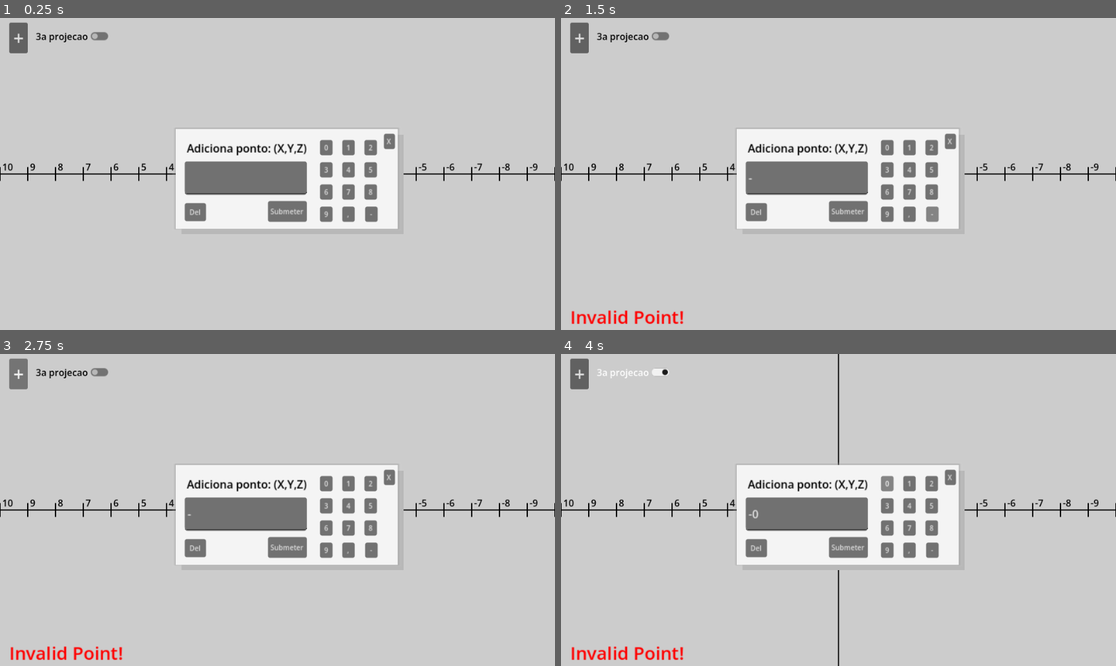
Above: before the commit, frames 1-4 (two rows, left to right).
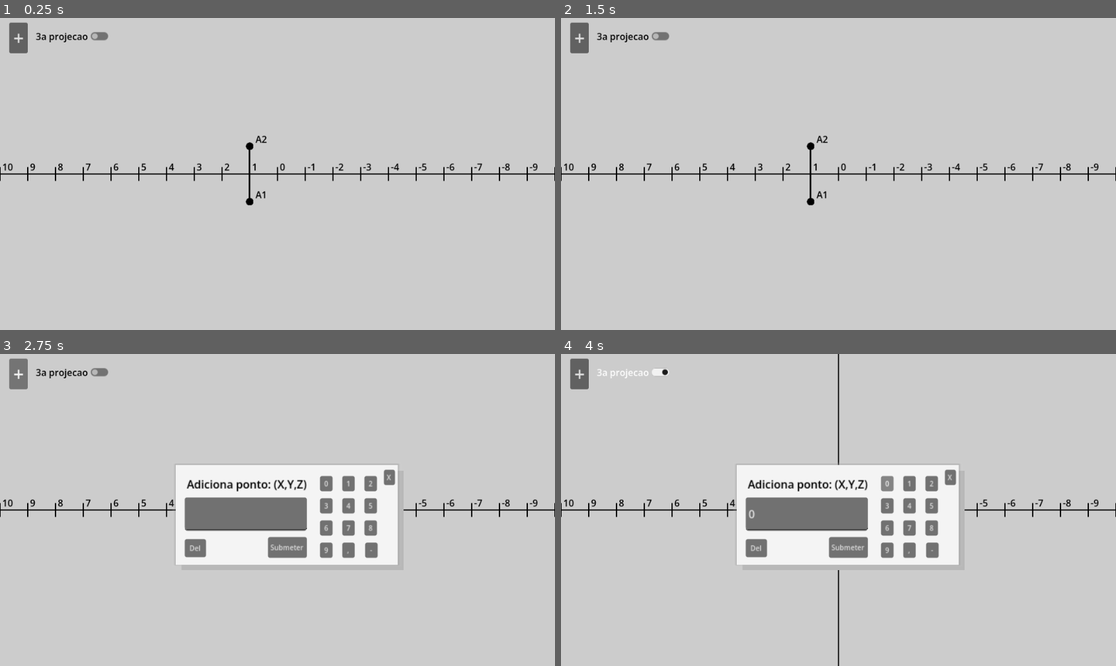
Above: after the commit, the same moments.

Repository: KP913/GeoDes-Editor
Game: Godot game, scene res://scenes/main.tscn
The game is run twice, just before and just after one commit, with the same random seed, the same clock (stepped at 60 frames per second) and the same inputs.
Inputs (mouse positions are in pixels of both pictures, inside the frame that each line leads up to):
- Up to frame 1 (0.25 s): no input
- Up to frame 2 (1.5 s): click (849, 211) at 0.5 s, where only the run before the commit has a clickable "Submeter"; click (932, 214) at 1.25 s, where only the run before the commit has a clickable "-"
- Up to frame 3 (2.75 s): click "+" at 2 s
- Up to frame 4 (4 s): click "3a projecao" at 2.75 s; click "0" at 3.5 s

The runs differ from the first frame. In frame 1, 12% of the frame differs, in the area x 31-73%, y 35-68%; in frame 2, 13%, in the area x 1-73%, y 35-99%; in frame 3, 0.4%; in frame 4, 0.5%.

Commit message:
Feat: started work implementing the gridlines

Diff:
--- a/scenes/main.tscn
+++ b/scenes/main.tscn
@@ -42,6 +42,10 @@
 script = ExtResource("2_jyhfs")
 
 [node name="EixoXLinhas" type="Node2D" parent="." unique_id=1188559432]
+
+[node name="EixoXGridLines" type="Node2D" parent="." unique_id=1554828928]
+
+[node name="EixoYGridLines" type="Node2D" parent="." unique_id=1118674981]
 
 [node name="Pontos" type="Node2D" parent="." unique_id=334612605]
 
@@ -65,6 +69,7 @@
 text = "3a projecao"
 
 [node name="AddPointPopup" type="Control" parent="HUD" unique_id=1195964123]
+visible = false
 layout_mode = 3
 anchors_preset = 0
 offset_left = 448.00003
--- a/scripts/add_point_popup.gd
+++ b/scripts/add_point_popup.gd
@@ -15,9 +15,6 @@
 		if $LineEdit.text.length() != 0:
 			$LineEdit.text = $LineEdit.text.substr(0, $LineEdit.text.length() - 1)
 	else:
-		#if char == "-"
-			#var text_temp = $LineEdit.text +char
-
 		$LineEdit.text += char
 
 func _on_line_edit_text_changed(new_text: String) -> void:
@@ -46,8 +43,7 @@
 	point.y = int(list[1])
 	point.z = int(list[2])
 
-	main.points.append(point)
-	main.add_point(point)
+	main.add_point(point, "AAA" + str(main.pointindice)) #TODO Change the point name here to the actual name
 	close_popup()
 
 func check_valid_minus(coords: String):
--- a/scripts/camera.gd
+++ b/scripts/camera.gd
@@ -14,3 +14,5 @@
 		var vector = event.relative
 		position -= vector
 		position = position.clamp(Vector2(-limite_posicao*48, -limite_posicao*48), Vector2((limite_posicao+1)*48, (limite_posicao+1)*48))
+
+#TODO implement zooming $Camera2D.zoom might be useful
--- a/scripts/main.gd
+++ b/scripts/main.gd
@@ -6,18 +6,17 @@
 var is_P3_visible := false
 var grid_scaling_factor: int = 48
 var text_offset_from
+var percent_grid_line_opacity := 30
 
 
 # Called when the node enters the scene tree for the first time.
 func _ready() -> void:
 	var linhas_eixo_x_num := range(-100,101)
+	for num in linhas_eixo_x_num:
+		add_eixo_x_linha(num)
+		add_grid_line_x(num)
+		add_grid_line_y(num)
 
-	for num in linhas_eixo_x_num:
-		var linha = preload("res://scenes/eixo_x_linha.tscn").instantiate()
-		linha.position.x = num*grid_scaling_factor
-		linha.get_node("Label").text = str(-num) # Inverted because negative numbers are to the right
-
-		$EixoXLinhas.add_child(linha)
 
 	#Generates a bunch of points with default names for testing
 	for coord in testing_points:
@@ -34,6 +33,18 @@
 	is_P3_visible = toggled_on
 	$EixoY.visible = toggled_on
 
+func add_eixo_x_linha (num: int):
+	var linha = preload("res://scenes/eixo_x_linha.tscn").instantiate()
+	linha.position.x = num*grid_scaling_factor
+	linha.get_node("Label").text = str(-num) # Inverted because negative numbers are to the right
+	$EixoXLinhas.add_child(linha)
+
+func add_grid_line_x(num: int):
+	print("coolio")
+
+func add_grid_line_y(num:int):
+	print("coolio but y")
+
 func add_point(coord: Vector3, name: String) -> void:
 	var ponto = preload("res://scenes/point.tscn").instantiate()
 	ponto.coords = coord
